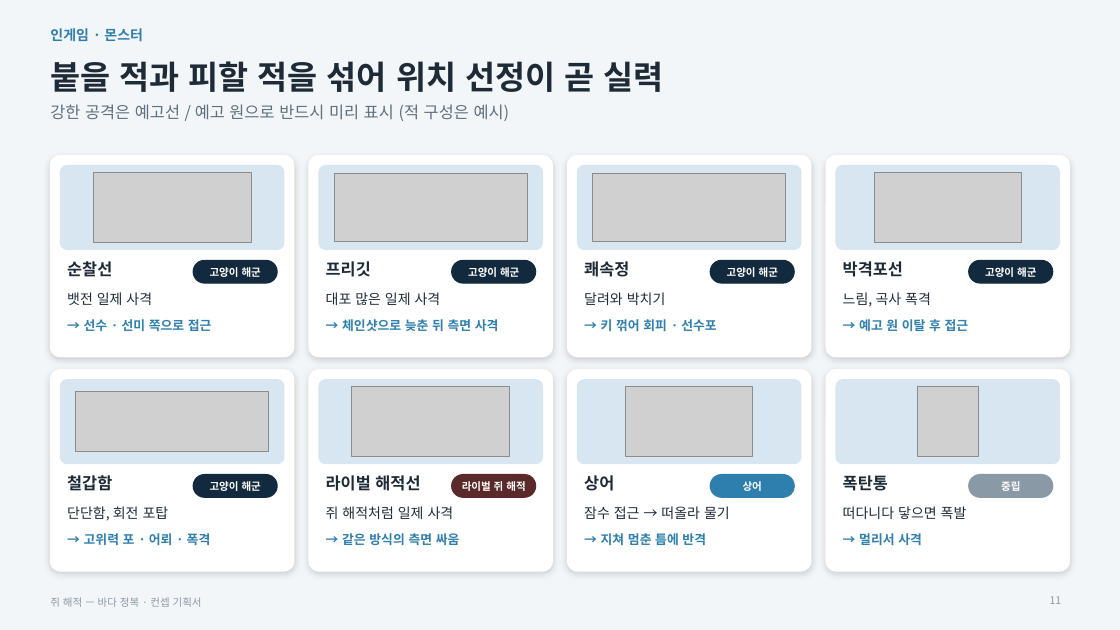
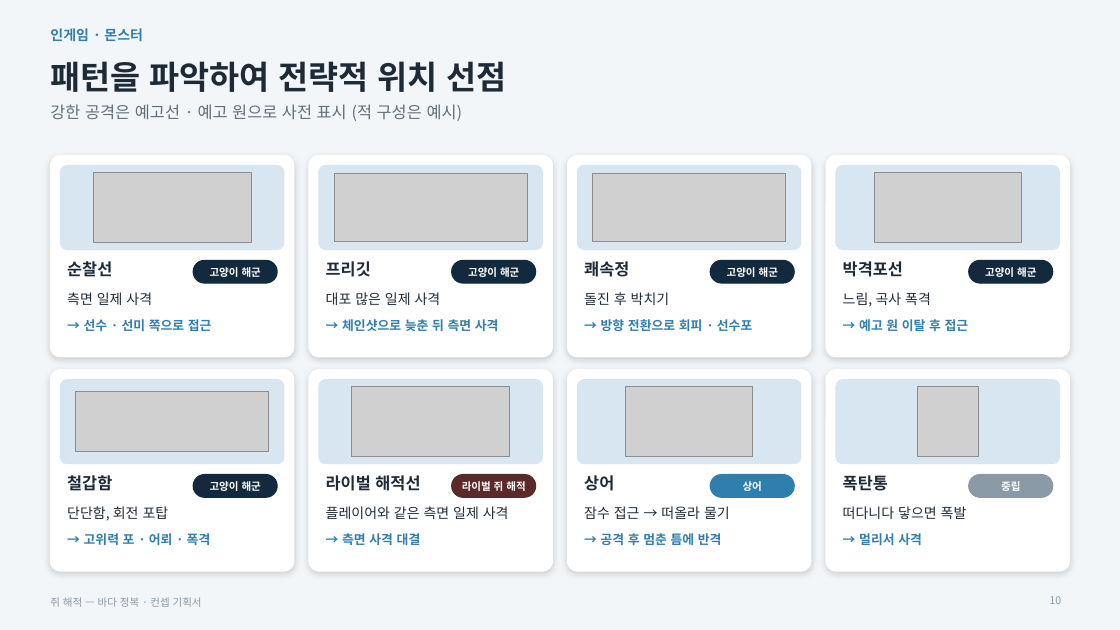
Before and after one commit to inory16351/RatPlain, a slide deck: slide 10 of Pirat_Plan/쥐해적_컨셉기획서.pptx (slide 11 before the commit). Drawn at 1120x630 pixels with LibreOffice and Linux fonts; fonts in the diff are those of the drawing; grey boxes stand for pictures. Boxes give left, top, right and bottom in pixels: in the first picture for what was removed or moved away, otherwise in the second. Text is boxed around its words. In the diff, an @@ line names an element or a change of style, - is before the commit and + after.

```diff
--- a/Pirat_Plan/쥐해적_컨셉기획서.pptx
+++ b/Pirat_Plan/쥐해적_컨셉기획서.pptx
@@ title at [50,61,507,92]: text changed @@
-붙을 적과 피할 적을 섞어 위치 선정이 곧 실력
+패턴을 파악하여 전략적 위치 선점
@@ text at [50,104,463,121]: text changed @@
-강한 공격은 예고선 / 예고 원으로 반드시 미리 표시 (적 구성은 예시)
+강한 공격은 예고선 · 예고 원으로 사전 표시 (적 구성은 예시)
@@ text at [67,292,152,305]: text changed @@
-뱃전 일제 사격
+측면 일제 사격
@@ text at [584,292,670,305]: text changed @@
-달려와 박치기
+돌진 후 박치기
@@ text at [601,319,752,331]: text changed @@
-→ 키 꺾어 회피 · 선수포
+→ 방향 전환으로 회피 · 선수포
@@ text at [326,506,509,519]: text changed @@
-쥐 해적처럼 일제 사격
+플레이어와 같은 측면 일제 사격
@@ text at [342,533,421,545]: text changed @@
-→ 같은 방식의 측면 싸움
+→ 측면 사격 대결
@@ text at [601,533,722,545]: text changed @@
-→ 지쳐 멈춘 틈에 반격
+→ 공격 후 멈춘 틈에 반격
@@ page number at [1050,596,1062,604]: text changed @@
-11
+10
```
Also in this commit, not shown: 16 other slides changed, 1 slide removed, 1 other file.
